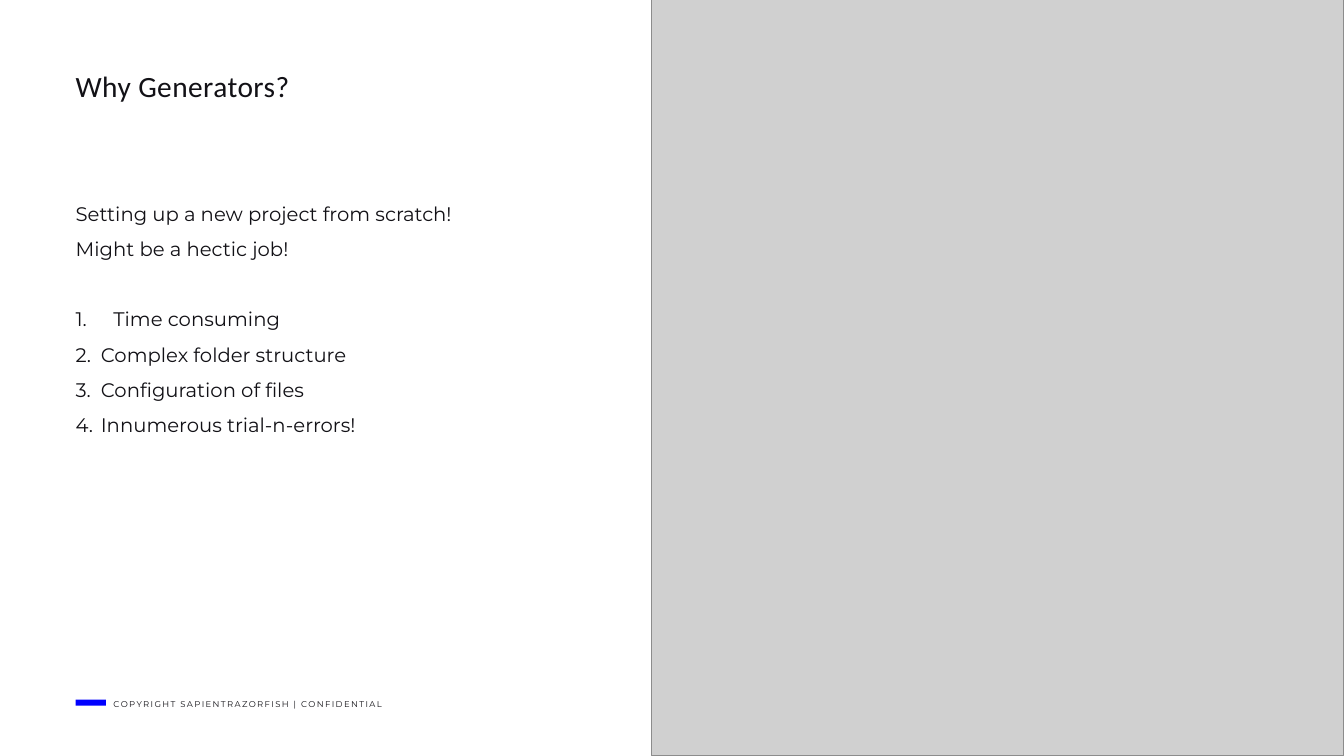
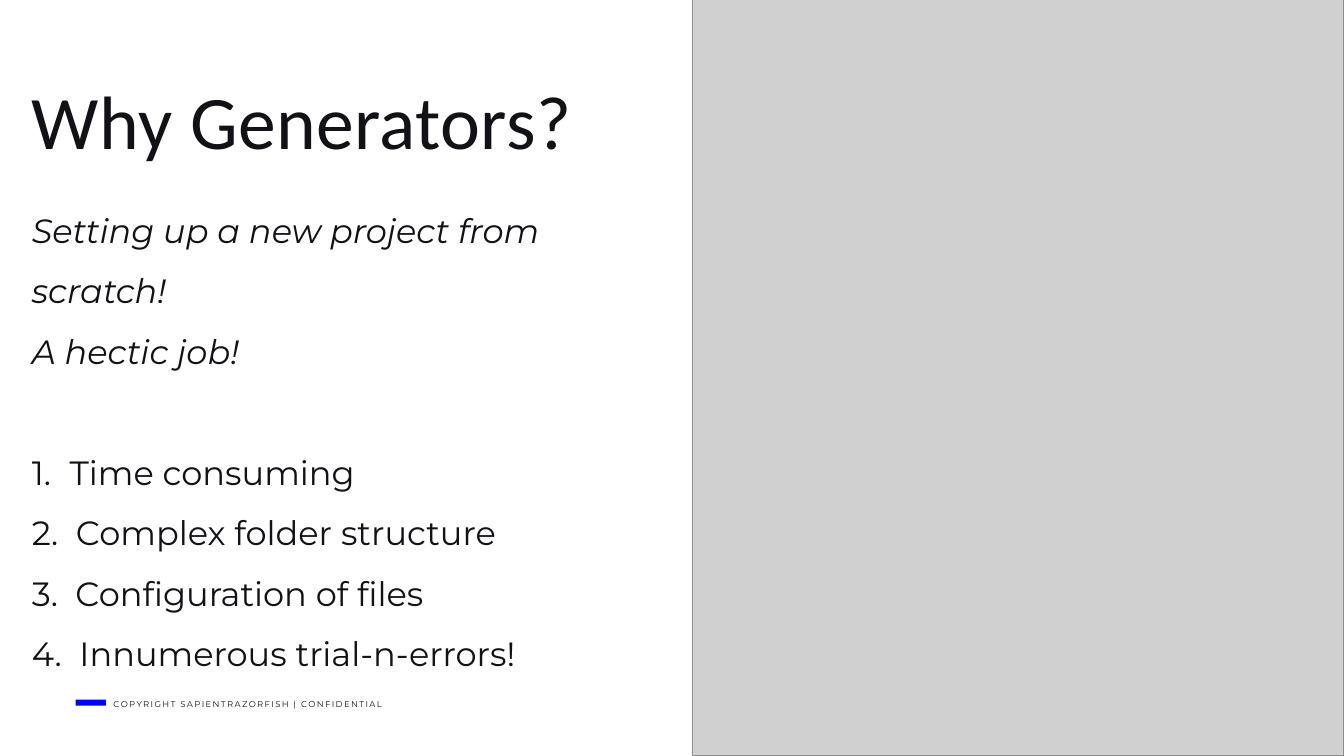
Before and after one commit to dalalayan1/shell-generator, a slide deck: slide 9 of generators.pptx (slide 5 before the commit). Drawn at 1344x756 pixels with LibreOffice and Linux fonts; fonts in the diff are those of the drawing; grey boxes stand for pictures. Boxes give left, top, right and bottom in pixels: in the first picture for what was removed or moved away, otherwise in the second. Text is boxed around its words. In the diff, an @@ line names an element or a change of style, - is before the commit and + after.

```diff
--- a/generators.pptx
+++ b/generators.pptx
@@ picture: place and size @@
-picture at bbox=[651, 0, 1344, 756]
+picture at bbox=[693, 0, 1344, 756]
@@ title "Why Generators?": place and size @@
-title "Why Generators?" at bbox=[76, 76, 289, 102]
+title "Why Generators?" at bbox=[32, 96, 571, 162]
@@ title "Why Generators?" at bbox=[32, 96, 571, 162]: size 21 to 54 pt @@
@@ text "Setting up a new project ...": place and size @@
-text "Setting up a new project ..." at bbox=[76, 206, 451, 432]
+text "Setting up a new project ..." at bbox=[32, 218, 539, 666]
@@ text at bbox=[32, 218, 539, 666]: size 14 to 24 pt; italic on in "Setting up a new project from scratch!" @@
@@ text at bbox=[32, 339, 239, 371]: text changed; size 14 to 24 pt; italic on @@
-Might be a hectic job!
+A hectic job!
```
Also in this commit, not shown: 5 other slides changed, 7 slides added, 1 slide removed.
